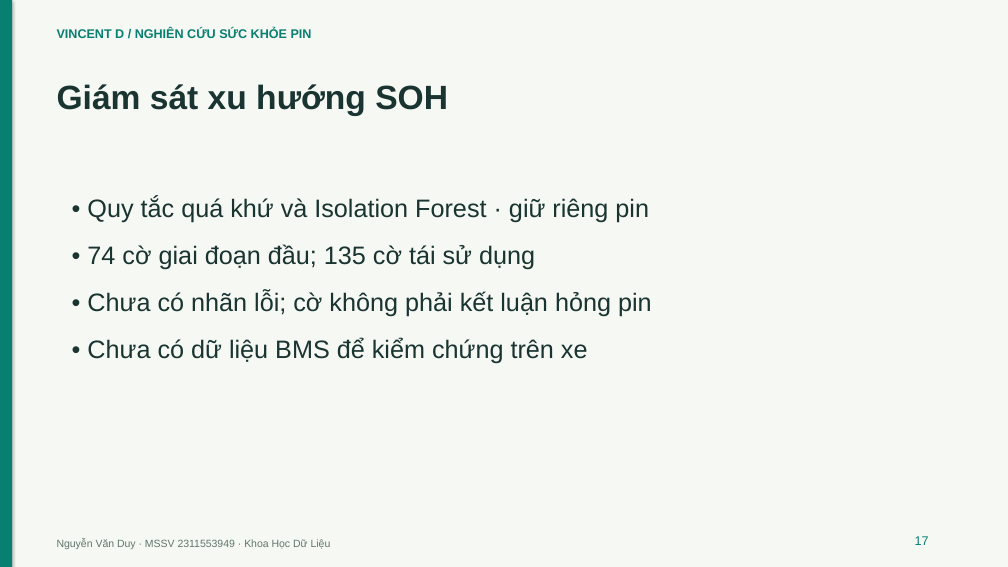
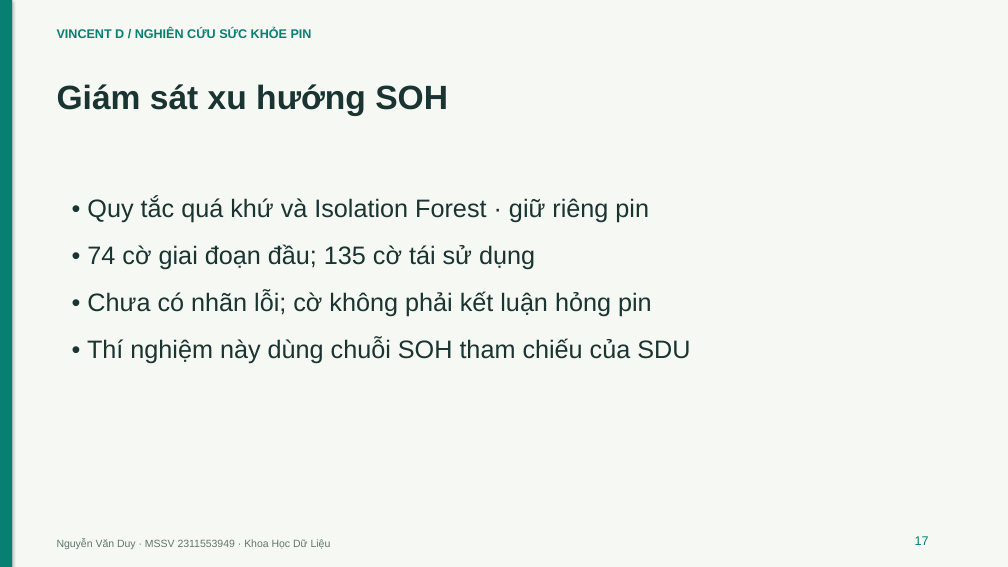
Before and after one commit to VanDuy266/KHOA-LUAN-TOT-NGHIEP, a slide deck: slide 17 of docs/slide-bao-ve.pptx. Drawn at 1008x567 pixels with LibreOffice and Linux fonts; fonts in the diff are those of the drawing. Boxes give left, top, right and bottom in pixels: in the first picture for what was removed or moved away, otherwise in the second. Text is boxed around its words. In the diff, an @@ line names an element or a change of style, - is before the commit and + after.

```diff
--- a/docs/slide-bao-ve.pptx
+++ b/docs/slide-bao-ve.pptx
@@ text at [87,338,690,364]: text changed @@
-• Chưa có dữ liệu BMS để kiểm chứng trên xe
+• Thí nghiệm này dùng chuỗi SOH tham chiếu của SDU
```
Also in this commit, not shown: 4 other slides changed, 2 slides added, 16 other files.
